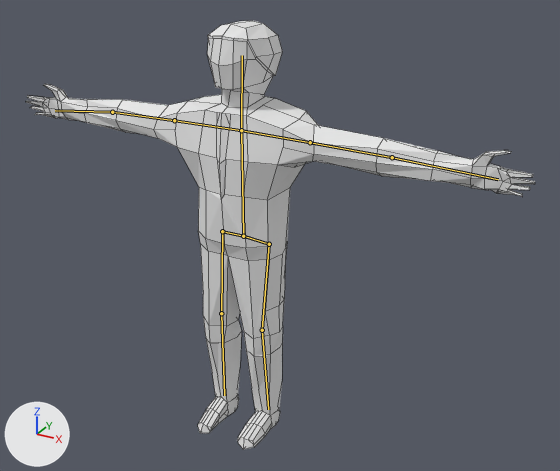
A saved change to the Blender file Assets/Models/enemy.blend.
Before and after are seen from a camera (50 mm lens) standing at (8.17, -13.02, 11.38) and looking at (0.54, 0.85, 4.44). Every picture has the same lights, and +X, +Y and +Z are marked at lower left. Both versions are drawn at frame 40 of the action 'Look'; the numbers are the values there. The bones that bend it are drawn over the model as lines. Mesh edges are drawn as thin lines.
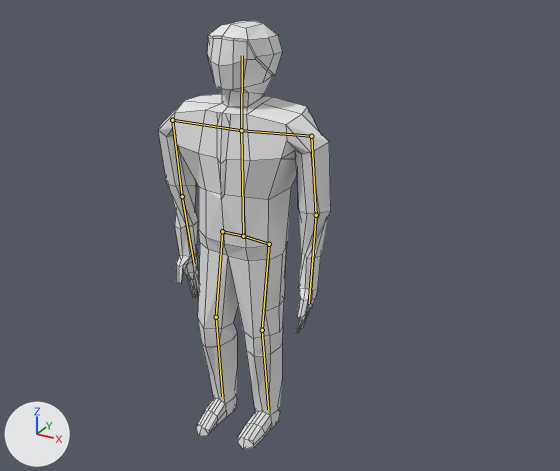
What differs and where, as boxes [x1, y1, x2, y2] in the pictures (560 x 471 px):
'Cube', posed (66% narrower)
    before: [26, 20, 535, 450]
    after: [158, 20, 331, 450]
bone 'LeftShould', root to tip
    before: (241, 130) to (310, 142)
    after: (241, 130) to (311, 136)
bone 'LeftShould.001', root to tip
    before: (310, 142) to (392, 157)
    after: (311, 136) to (316, 215)
bone 'LeftShould.002', root to tip
    before: (392, 157) to (498, 179)
    after: (316, 215) to (309, 303)
bone 'RightShould', root to tip
    before: (241, 130) to (174, 120)
    after: (241, 130) to (172, 120)
bone 'Back.002', root to tip
    before: (174, 120) to (112, 112)
    after: (172, 120) to (182, 196)
bone 'Back.003', root to tip
    before: (112, 112) to (55, 110)
    after: (182, 196) to (194, 264)
bone 'Back.004', root to tip
    before: (222, 231) to (221, 313)
    after: (222, 231) to (216, 317)
bone 'Back.005', root to tip
    before: (221, 313) to (224, 395)
    after: (216, 317) to (222, 396)

The edits, one by one:
Bone 'LeftShould' (bone_leftshould) turns from (0, 0, 0) to (4, 0, 3) degrees about its own x, y and z.
Bone 'LeftShould.001' (bone_leftshould_001) turns from (0, 0, 0) to (-89, 3, -3) degrees about its own x, y and z.
Bone 'LeftShould.002' (bone_leftshould_002) turns from (0, 0, 0) to (-17, 76, -21) degrees about its own x, y and z.
Bone 'RightShould' (bone_rightshould) turns from (0, 0, 0) to (1, 0, 2) degrees about its own x, y and z.
Bone 'Back.002' (bone_back_002) turns from (0, 0, 0) to (-93, -2, 3) degrees about its own x, y and z.
Bone 'Back.003' (bone_back_003) turns from (0, 0, 0) to (31, -84, -38) degrees about its own x, y and z.
Bone 'Back.004' (bone_back_004) turns from (0, 0, 0) to (6, 0, 1) degrees about its own x, y and z.
Bone 'Back.005' (bone_back_005) turns from (0, 0, 0) to (9, 0, 0) degrees about its own x, y and z.
